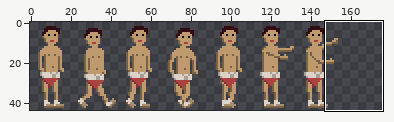
Two versions of one sprite sheet, source/images/npc.png. The picture above shows the old version from afar; the outline marks the close-up.
Close-up. Before the edit:
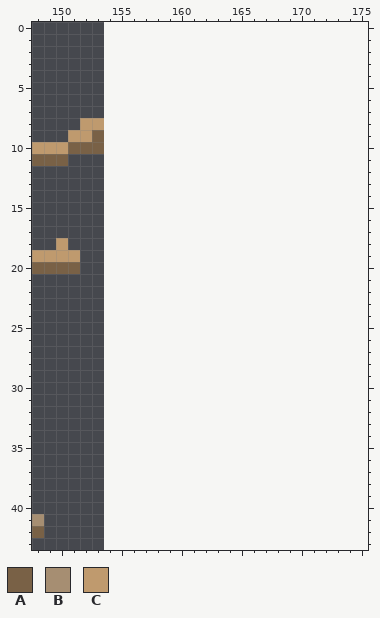
The file is 154x44 pixels. Shown: x 148..175, y 0..43. The old version is drawn lined up with the new one, on the new canvas.
Palette (. is transparent): A #796146  B #a68e72  C #bf9a6e
Pixels before, first column x 148:
 8 ....CC
 9 ...CCA
10 CCCAAA
11 AAA...
12 ......
13 ......
14 ......
15 ......
16 ......
17 ......
18 ..C...
19 CCCC..
20 AAAA..
21 ......
22 ......
23 ......
24 ......
25 ......
26 ......
27 ......
28 ......
29 ......
30 ......
31 ......
32 ......
33 ......
34 ......
35 ......
36 ......
37 ......
38 ......
39 ......
40 ......
41 B.....
42 A.....
The same view after the edit:
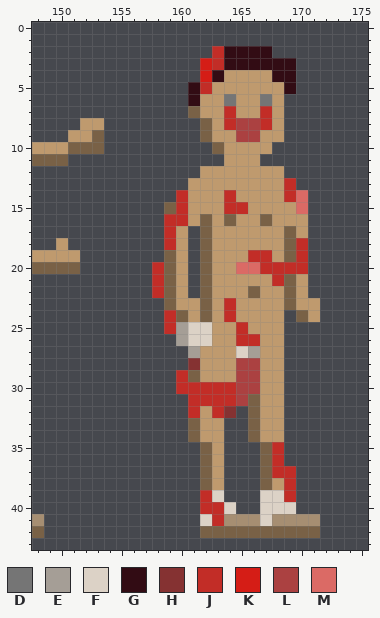
Colours new in this view: D #757575  E #a59e96  F #dcd2c6  G #320c14  H #853232  J #c22d27  K #d51d16  L #ab4141  M #db6a65
Commit: Update player movement; Update NPC image;
The exact change:
canvas 154x44 -> 176x44
y 2: x 163..167 ..... -> JGGGG
y 3: x 162..169 ........ -> KJGGGGGG
y 4: x 162..169 ........ -> KGCCCCGG
y 5: x 161..169 ......... -> GJCCCCCCG
y 6: x 161..168 ........ -> GCCDCCDC
y 7: x 161..168 ........ -> ACCJCCJC
y 8: x 162..168 ....... -> ACJLLJC
y 9: x 162..168 ....... -> ACCLLCC
y 10: x 163..167 ..... -> ACCCC
y 11: x 164..166 ... -> CCC
y 12: x 162..168 ....... -> CCCCCCC
y 13: x 161..169 ......... -> CCCCCCCCJ
y 14: x 160..170 ........... -> JCCCJCCCCJM
y 15: x 159..170 ............ -> AJCCCJJCCCCM
y 16: x 159..170 ............ -> JJCACACCACCC
y 17: x 159..160 .. -> JC; x 162..170 ......... -> ACCCCCCAC
y 18: x 159..160 .. -> JC; x 162..170 ......... -> ACCCCCCAJ
y 19: x 159..160 .. -> AC; x 162..170 ......... -> ACCCJJCAJ
y 20: x 158..160 ... -> JAC; x 162..170 ......... -> ACCMMJJJJ
y 21: x 158..160 ... -> JAC; x 162..170 ......... -> ACCCCCJAC
y 22: x 158..160 ... -> JAC; x 162..170 ......... -> ACCCACCAC
y 23: x 159..171 ............. -> ACCACJCCCCACC
y 24: x 159..168 .......... -> JACACJCCCC; x 170..171 .. -> AC
y 25: x 159..168 .......... -> JEFFCCJCCC
y 26: x 160..168 ......... -> EFFCCJJCC
y 27: x 161..168 ........ -> ECCCFECC
y 28: x 161..168 ........ -> HCCCLLCC
y 29: x 160..168 ......... -> JACCCLLCC
y 30: x 160..168 ......... -> JJJJJLLCC
y 31: x 161..168 ........ -> JJJJLACC
y 32: x 161..164 .... -> JCJH; x 166..168 ... -> ACC
y 33..34: x 161..163 ... -> ACC; x 166..168 ... -> ACC
y 35..36: x 162..163 .. -> AC; x 167..168 .. -> AJ
y 37: x 162..163 .. -> AC; x 167..169 ... -> AJJ
y 38: x 162..163 .. -> AC; x 167..169 ... -> ACJ
y 39: x 162..163 .. -> JF; x 167..169 ... -> FFJ
y 40: x 162..164 ... -> JJF; x 167..169 ... -> FFF
y 41: x 162..171 .......... -> FJBBBFBBBB
y 42: x 162..171 .......... -> AAAAAAAAAA
Pixel boxes of the changes (left, top, right, bottom) in both close-ups:
added: (152, 46, 320, 538)
